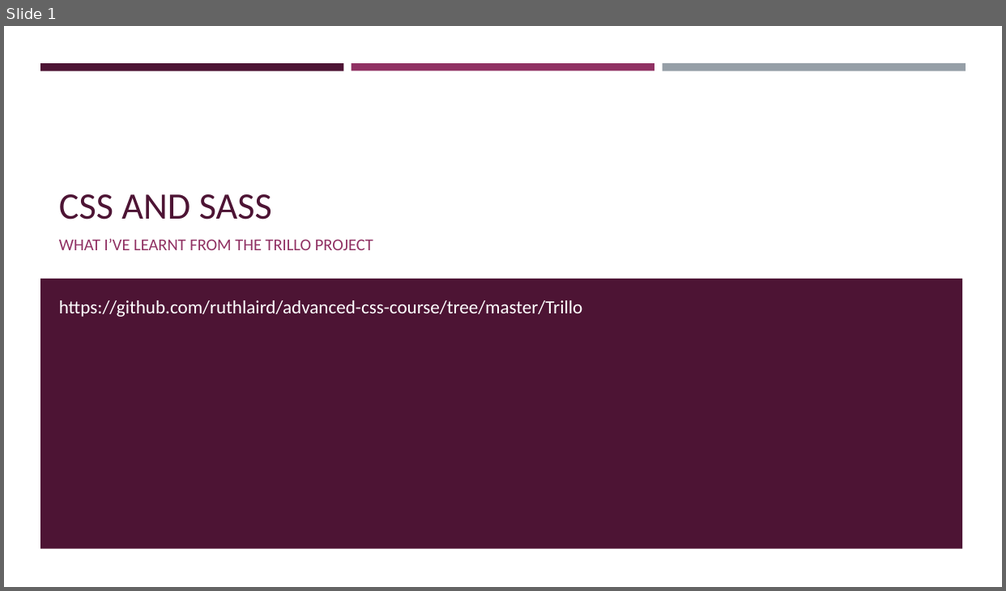
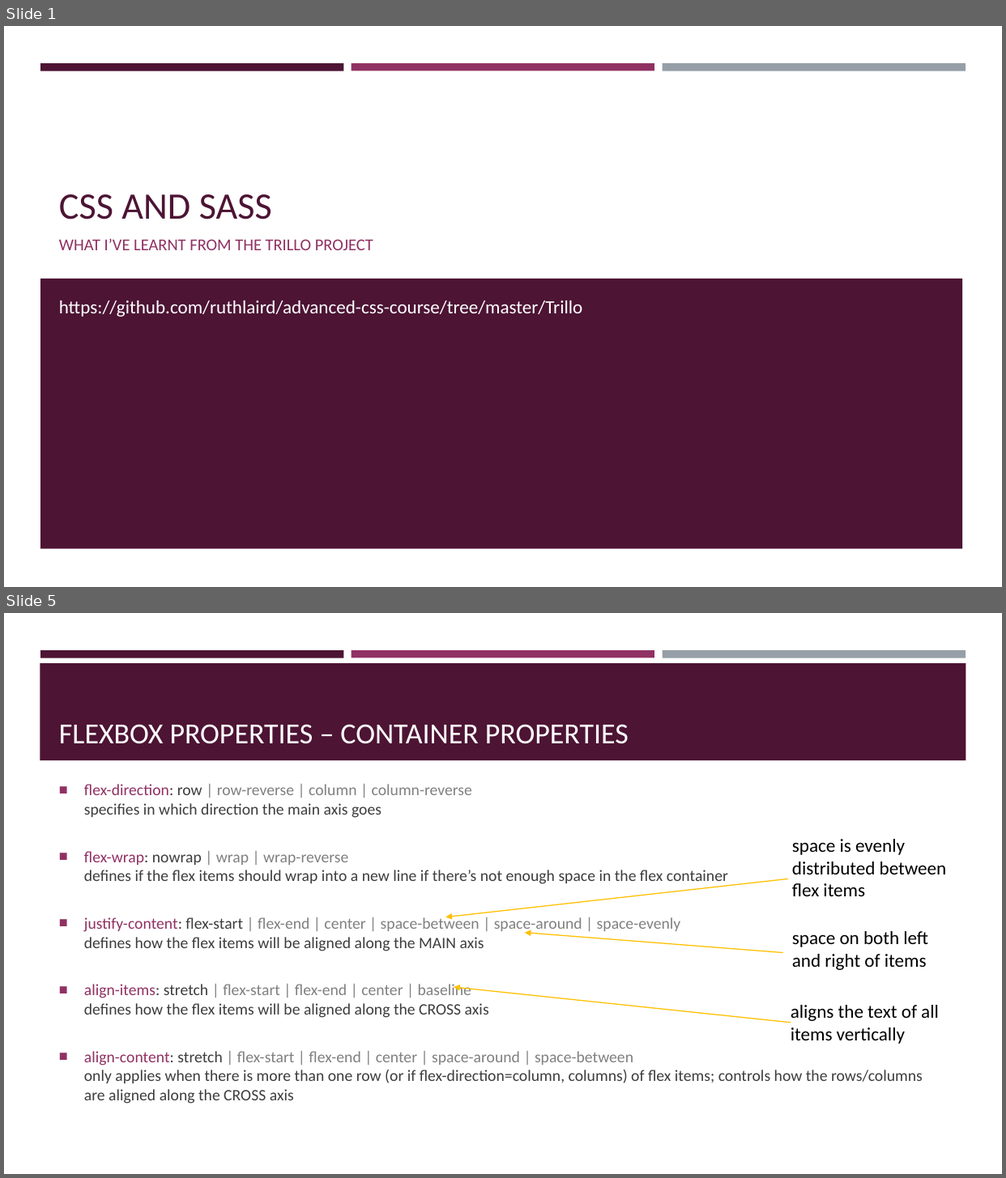
Before and after one commit to ruthlaird/advanced-css-course, a slide deck: Trillo/presentation/Trillo project - what I learnt.pptx. Shown one above the other, each under a label of ours: slide 1 before the commit, slides 1 and 5 after it; the slides between them are not shown. The pictures are 1006x591 and 1006x1178 pixels, drawn with LibreOffice and Linux fonts; fonts in the diff are those of the drawing. Boxes give left, top, right and bottom in pixels: in the first picture for what was removed or moved away, otherwise in the second. Text is boxed around its words. In the diff, an @@ line names an element or a change of style, - is before the commit and + after.

```diff
--- a/Trillo/presentation/Trillo project - what I learnt.pptx
+++ b/Trillo/presentation/Trillo project - what I learnt.pptx
@@ slide 5 added at <box>4,613,1002,1174</box>, background #FFFFFF; not listed: 3 template elements that a slide beside it also shows @@
@@ rectangle added at <box>40,663,966,760</box>, fill #4D1434 @@
@@ title added at <box>59,724,629,744</box>, 28 pt, text #FFFFFF @@
+FLEXBOX PROPERTIES – CONTAINER PROPERTIES
@@ text added at <box>84,784,923,1104</box>, 15.3 pt, text #3D3D3D @@
+■ flex-direction: row | row-reverse | column | column-reverse
+  specifies in which direction the main axis goes
+■ flex-wrap: nowrap | wrap | wrap-reverse
+  defines if the flex items should wrap into a new line if there’s not enough space in the flex container
+■ justify-content: flex-start | flex-end | center | space-between | space-around | space-evenly
+  defines how the flex items will be aligned along the MAIN axis
+■ align-items: stretch | flex-start | flex-end | center | baseline
+  defines how the flex items will be aligned along the CROSS axis
+■ align-content: stretch | flex-start | flex-end | center | space-around | space-between
+  only applies when there is more than one row (or if flex-direction=column, columns) of flex items; controls how the rows/columns are aligned along the CROSS axis
@@ text added at <box>792,839,947,897</box>, 18 pt, text #000000 @@
+space is evenly distributed between flex items
@@ arrow added from (788, 879) to (445, 918), #FFC000 1 pt @@
@@ arrow added from (782, 953) to (525, 933), #FFC000 1 pt @@
@@ text added at <box>792,931,928,970</box>, 18 pt, text #000000 @@
+space on both left and right of items
@@ arrow added from (791, 1023) to (454, 987), #FFC000 1 pt @@
@@ text added at <box>791,1005,939,1044</box>, 18 pt, text #000000 @@
+aligns the text of all items vertically
```
Also in this commit, not shown: 16 other slides added, 8 other files.
